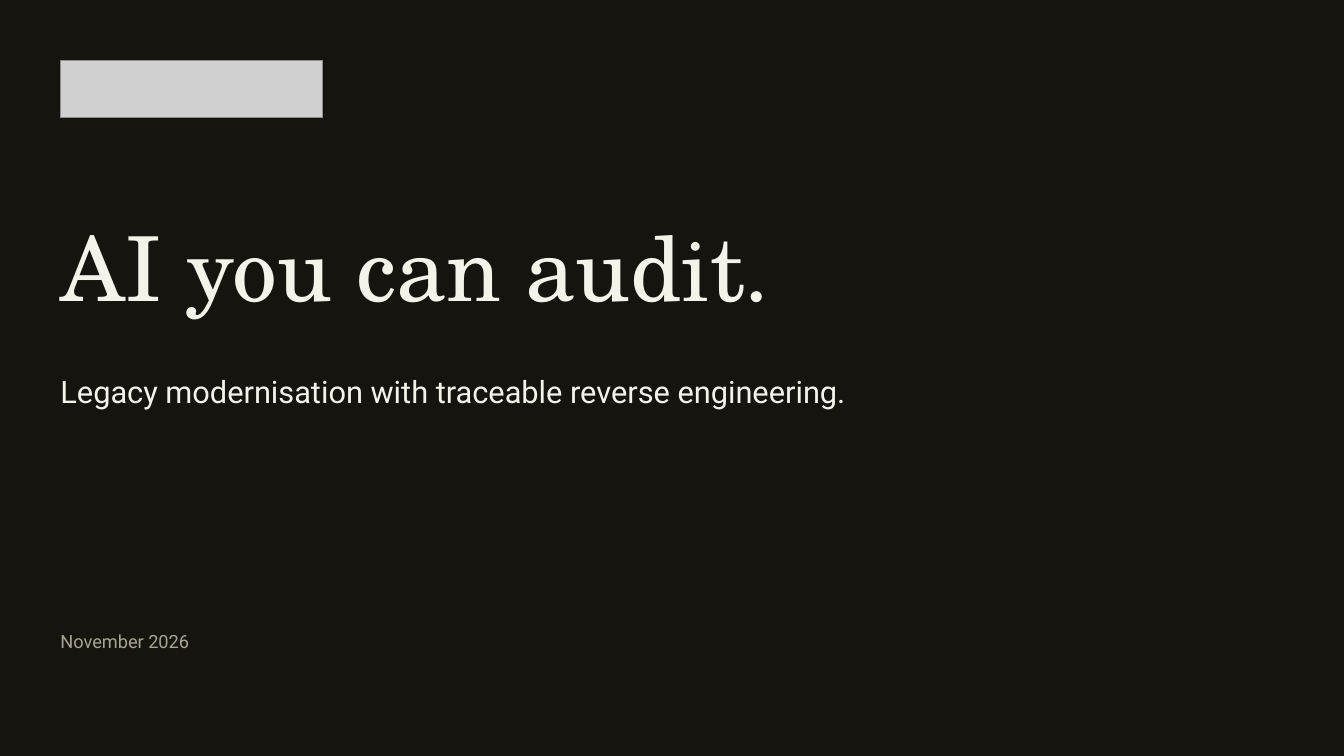
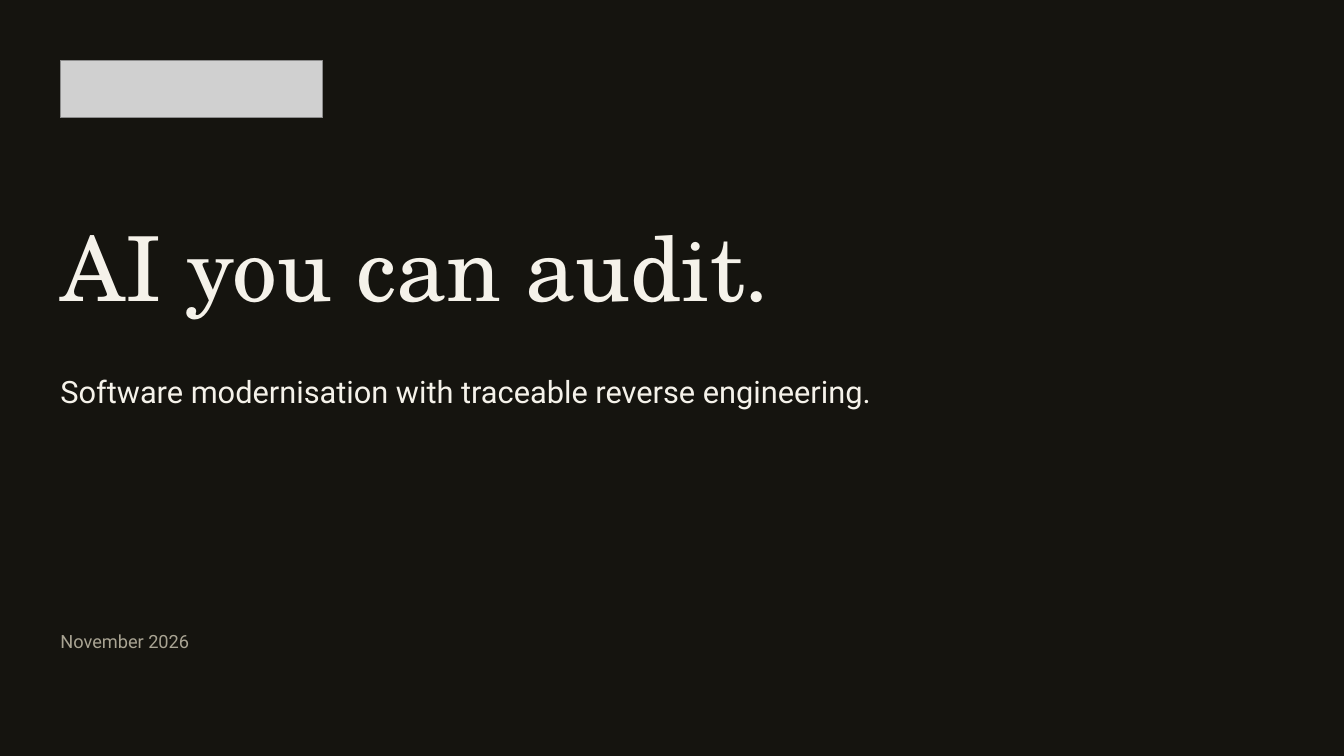
Before and after one commit to vedm1/exactiv, a slide deck: slide 1 of docs/sales/Exaktiv-capability-overview.pptx. Drawn at 1344x756 pixels with LibreOffice and Linux fonts; fonts in the diff are those of the drawing; grey boxes stand for pictures. Boxes give left, top, right and bottom in pixels: in the first picture for what was removed or moved away, otherwise in the second. Text is boxed around its words. In the diff, an @@ line names an element or a change of style, - is before the commit and + after.

```diff
--- a/docs/sales/Exaktiv-capability-overview.pptx
+++ b/docs/sales/Exaktiv-capability-overview.pptx
@@ text at (x1=60, y1=379, x2=871, y2=410): text changed @@
-Legacy modernisation with traceable reverse engineering.
+Software modernisation with traceable reverse engineering.
```
Also in this commit, not shown: 3 other slides changed, 15 other files.
